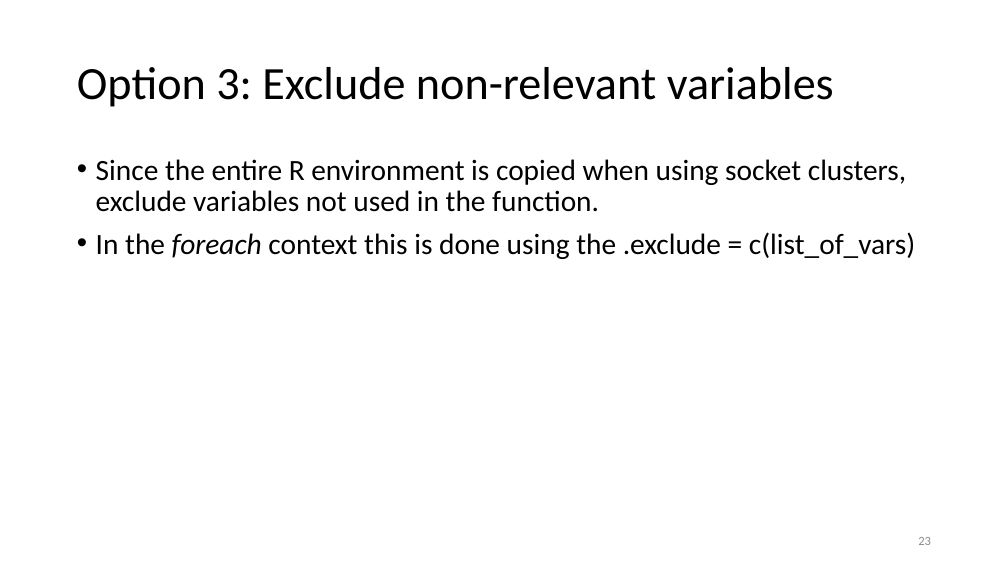
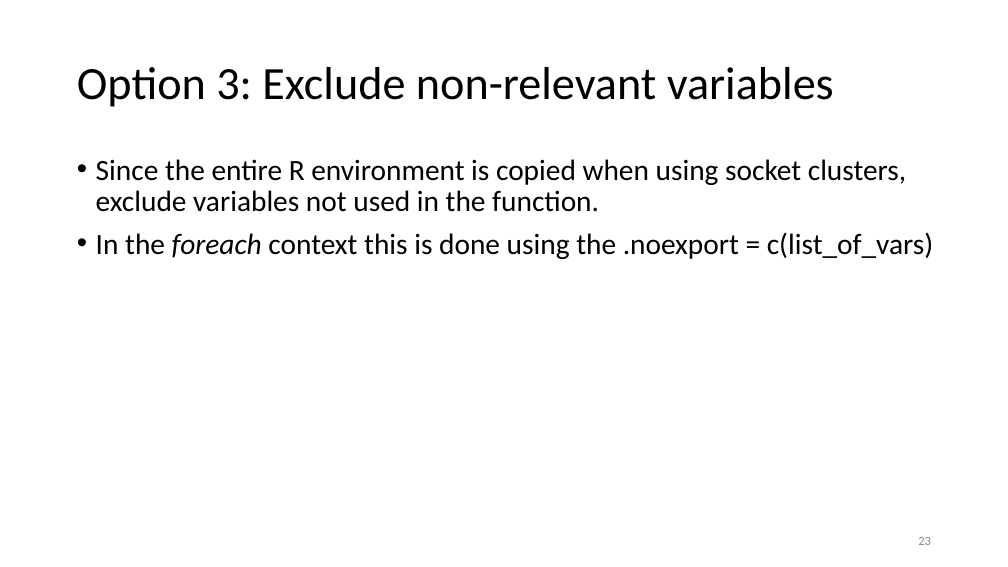
Before and after one commit to DavisLaboratory/Milton-presentation, a slide deck: slide 23 of HPC and git talk.pptx. Drawn at 1008x567 pixels with LibreOffice and Linux fonts; fonts in the diff are those of the drawing. Boxes give left, top, right and bottom in pixels: in the first picture for what was removed or moved away, otherwise in the second. Text is boxed around its words. In the diff, an @@ line names an element or a change of style, - is before the commit and + after.

Commit message:
Corrected the exclusion command for the foreach loop (Option 3).

```diff
--- a/HPC and git talk.pptx
+++ b/HPC and git talk.pptx
@@ text at [96,232,933,259]: text changed @@
-• In the foreach context this is done using the .exclude = c(list_of_vars)
+• In the foreach context this is done using the .noexport = c(list_of_vars)
```
